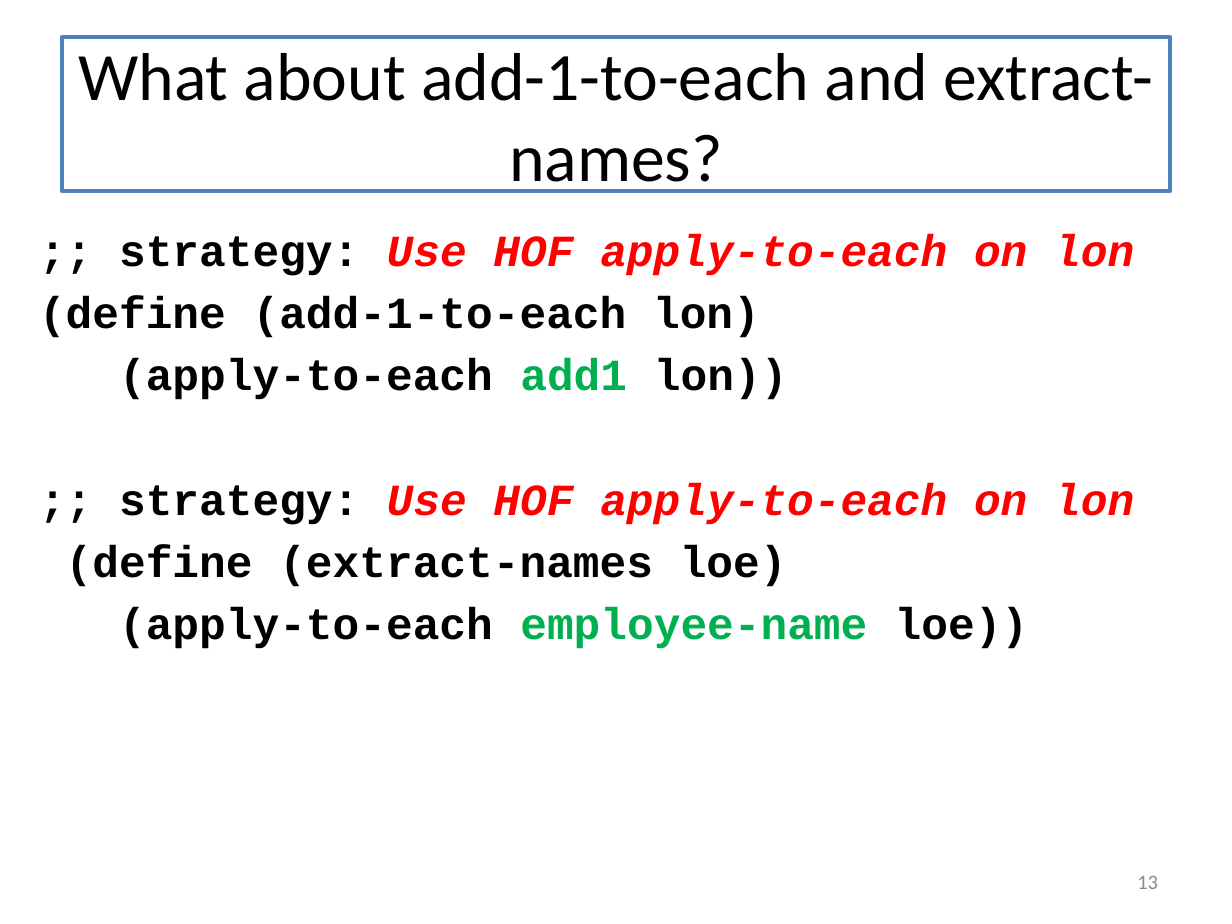
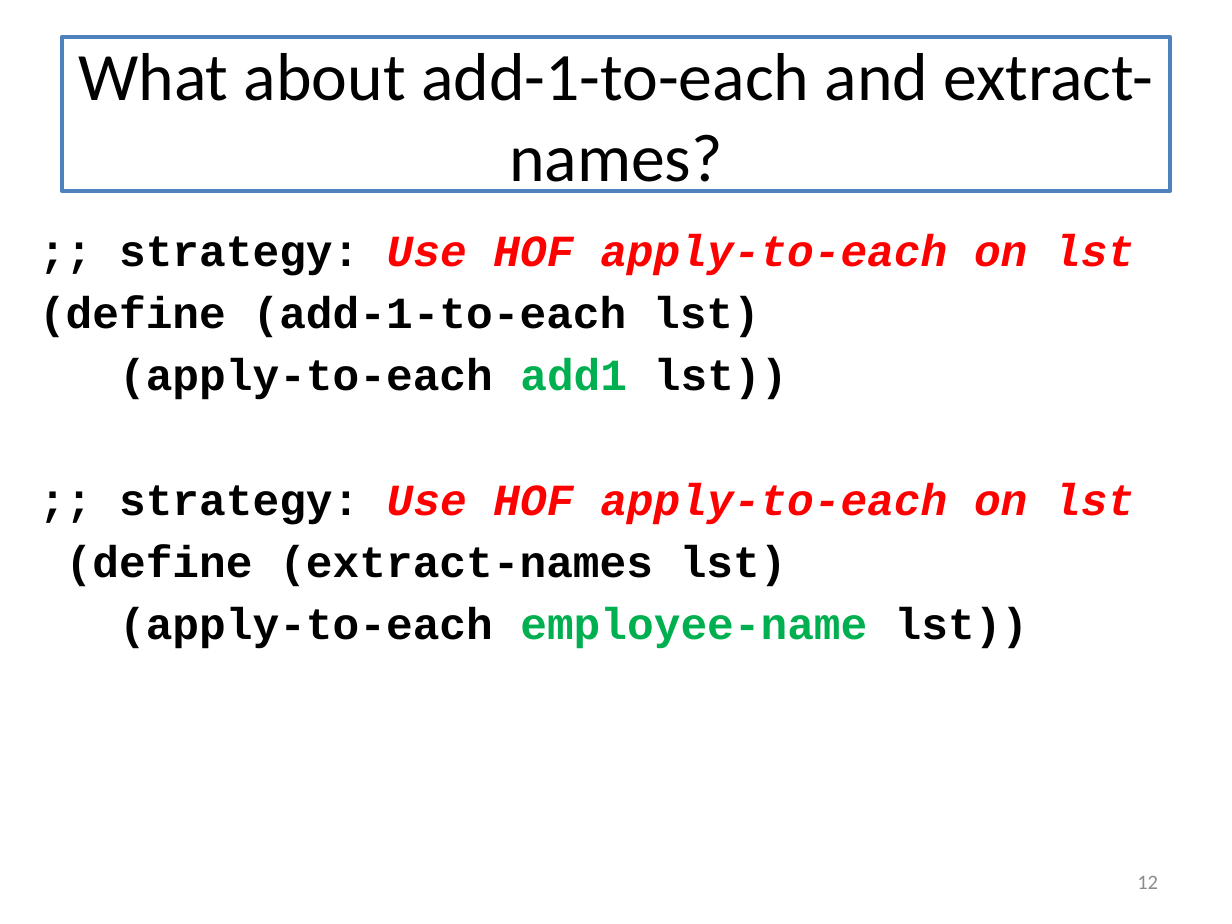
Before and after one commit to mwand/cs5010f17, a slide deck: slide 12 of Slides/Lesson 6.2 Generalizing Over Functions.pptx (slide 13 before the commit). Drawn at 1232x924 pixels with LibreOffice and Linux fonts; fonts in the diff are those of the drawing. Boxes give left, top, right and bottom in pixels: in the first picture for what was removed or moved away, otherwise in the second. Text is boxed around its words. In the diff, an @@ line names an element or a change of style, - is before the commit and + after.

```diff
--- a/Slides/Lesson 6.2 Generalizing Over Functions.pptx
+++ b/Slides/Lesson 6.2 Generalizing Over Functions.pptx
@@ text at (39, 234, 1134, 649): text changed @@
-;; strategy: Use HOF apply-to-each on lon
-(define (add-1-to-each lon)
-(apply-to-each add1 lon))
-;; strategy: Use HOF apply-to-each on lon
-(define (extract-names loe)
-(apply-to-each employee-name loe))
+;; strategy: Use HOF apply-to-each on lst
+(define (add-1-to-each lst)
+(apply-to-each add1 lst))
+;; strategy: Use HOF apply-to-each on lst
+(define (extract-names lst)
+(apply-to-each employee-name lst))
@@ page number at (1137, 876, 1158, 889): text changed @@
-13
+12
```
Also in this commit, not shown: 20 other slides changed, 1 slide removed, 21 other files.
